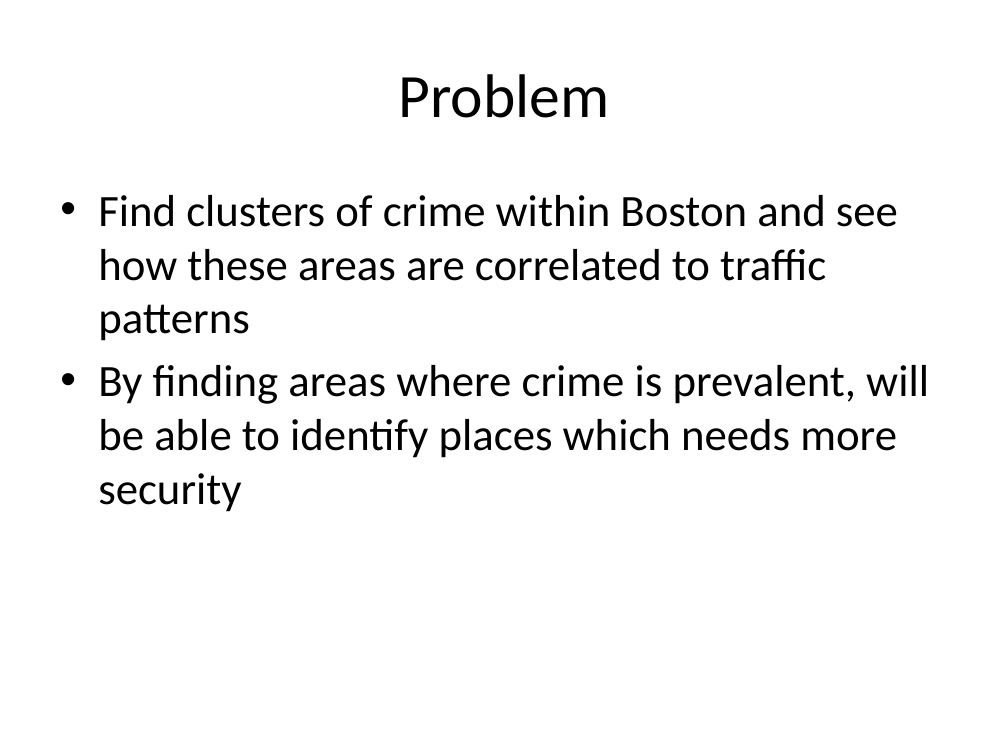
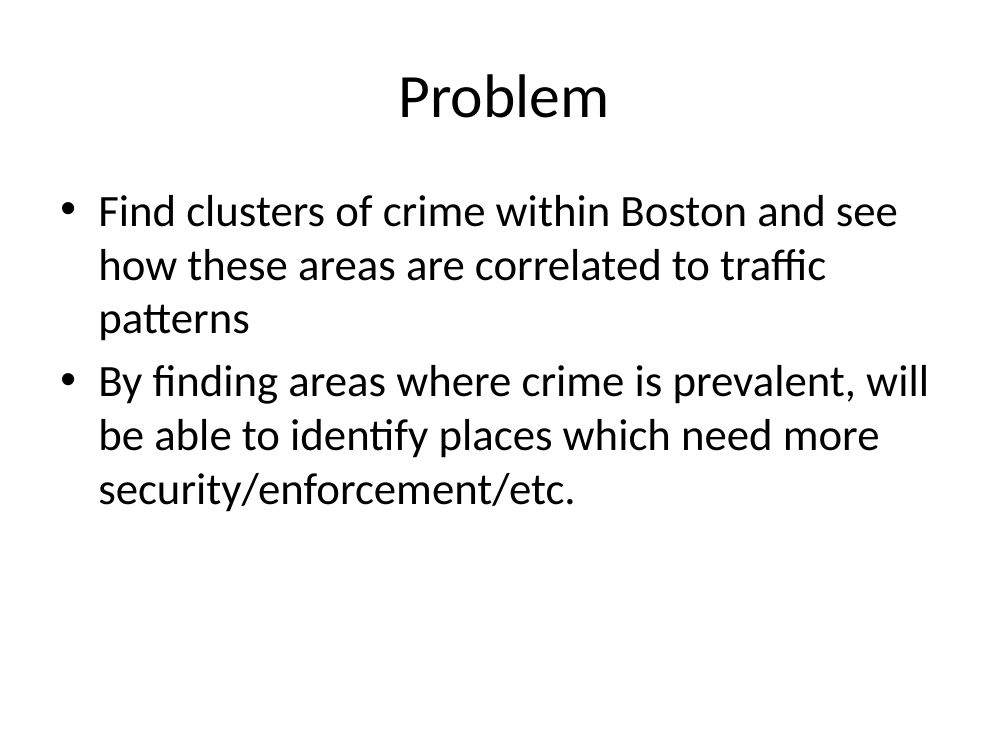
Before and after one commit to kalyons11/6.s097-project, a slide deck: slide 2 of presentation/6.pptx. Drawn at 1008x756 pixels with LibreOffice and Linux fonts; fonts in the diff are those of the drawing. Boxes give left, top, right and bottom in pixels: in the first picture for what was removed or moved away, otherwise in the second. Text is boxed around its words. In the diff, an @@ line names an element or a change of style, - is before the commit and + after.

```diff
--- a/presentation/6.pptx
+++ b/presentation/6.pptx
@@ text at [98,365,929,512]: text changed @@
-• By finding areas where crime is prevalent, will be able to identify places which needs more security
+• By finding areas where crime is prevalent, will be able to identify places which need more security/enforcement/etc.
```
Also in this commit, not shown: 3 other slides changed, 4 slides added, 3 slides removed.
